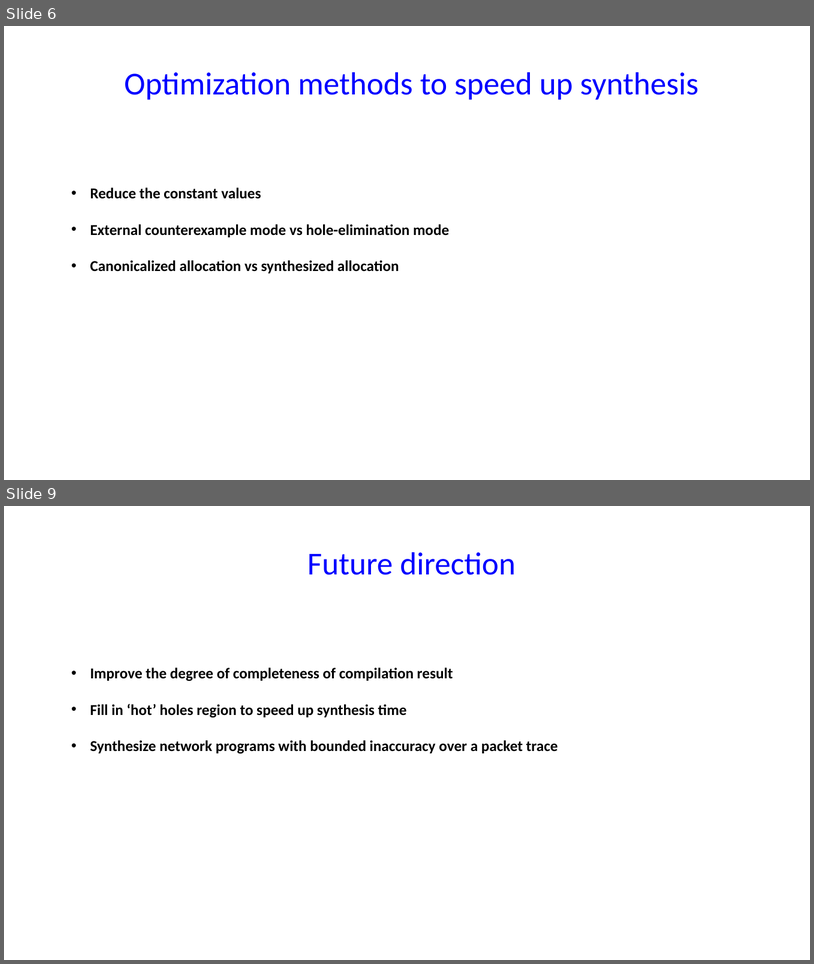
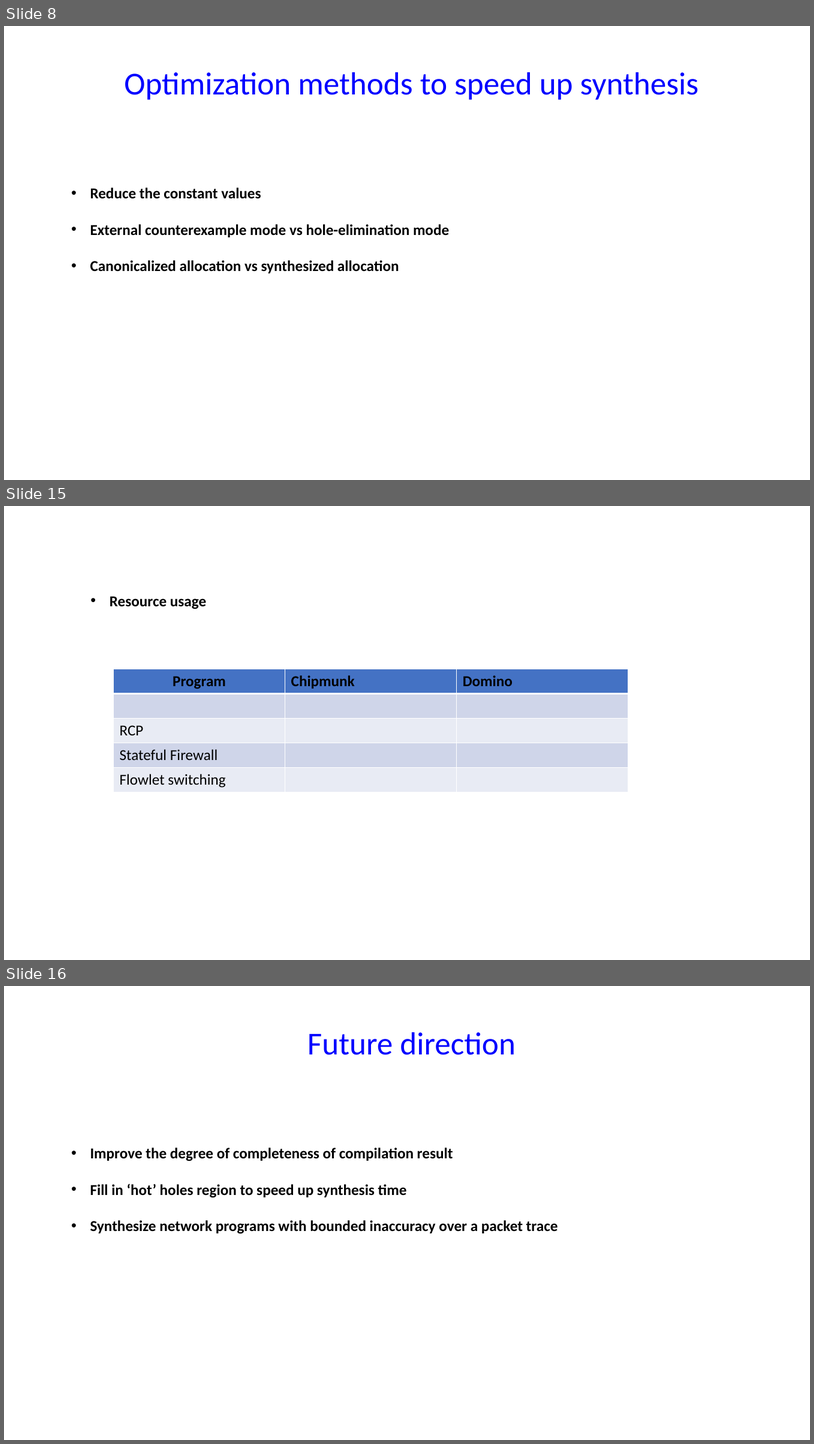
Before and after one commit to chipmunk-project/chipmunk_talk, a slide deck: HotNets_talk.pptx. Shown one above the other, each under a label of ours: slides 6 and 9 before the commit, slides 8, 15 and 16 after it; the slides between them are not shown. The pictures are 814x964 and 814x1444 pixels, drawn with LibreOffice and Linux fonts; fonts in the diff are those of the drawing. Boxes give left, top, right and bottom in pixels: in the first picture for what was removed or moved away, otherwise in the second. Text is boxed around its words. In the diff, an @@ line names an element or a change of style, - is before the commit and + after.

```diff
--- a/HotNets_talk.pptx
+++ b/HotNets_talk.pptx
@@ slide 15 added at (4,506,810,960), background #FFFFFF @@
@@ text added at (110,596,206,609), 18 pt, text #000000, bold @@
+• Resource usage
@@ table added at (113,669,629,792), 5 rows, 3 columns @@
+Program | Chipmunk | Domino
+ |  | 
+RCP |  | 
+Stateful Firewall |  | 
+Flowlet switching |  | 
@@ what was slide 6 is now slide 8 @@
@@ what was slide 9 is now slide 16 @@
```
Also in this commit, not shown: 2 slides changed, 8 other slides added, 2 slides removed.
